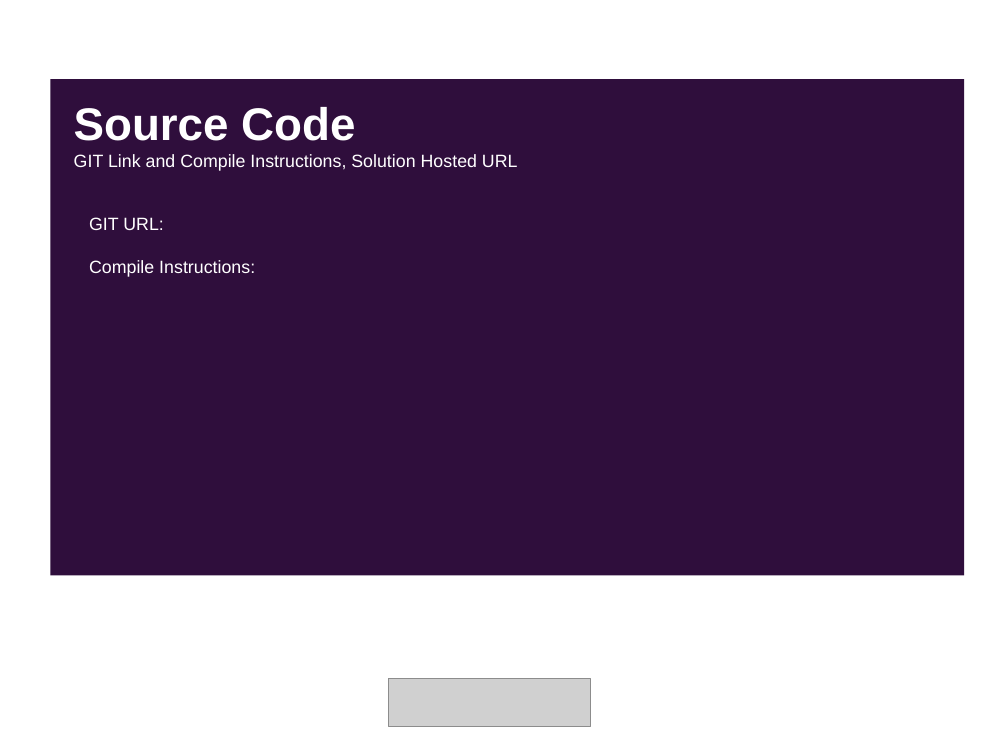
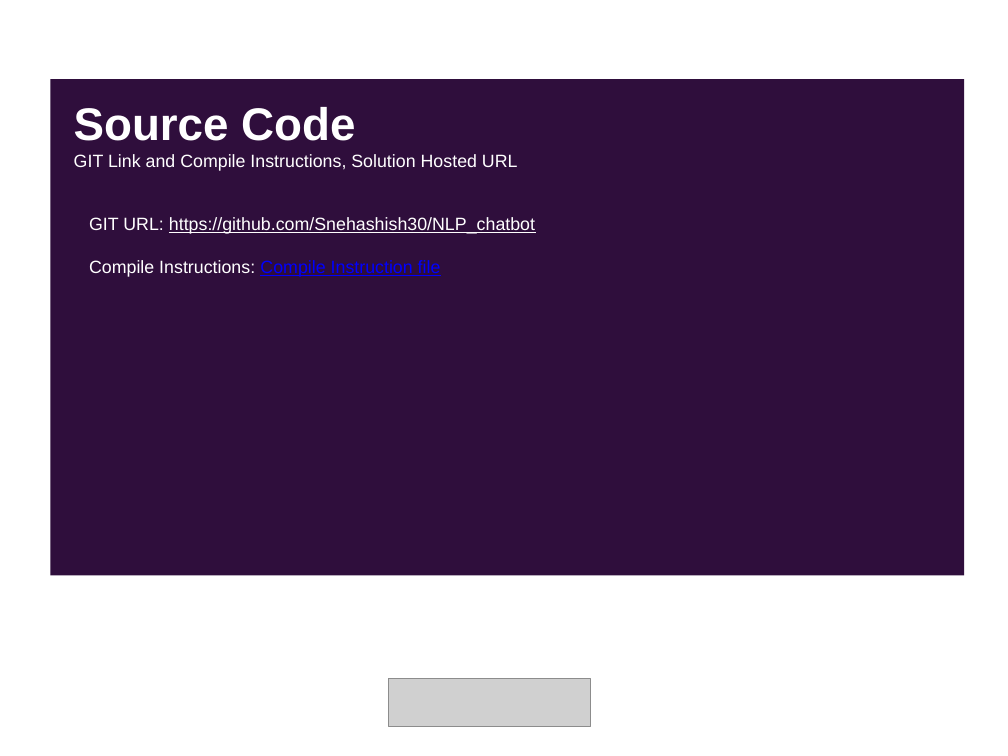
Before and after one commit to Snehashish30/NLP_chatbot, a slide deck: slide 12 of SolutionPresentation.pptx (slide 11 before the commit). Drawn at 1008x756 pixels with LibreOffice and Linux fonts; fonts in the diff are those of the drawing; grey boxes stand for pictures. Boxes give left, top, right and bottom in pixels: in the first picture for what was removed or moved away, otherwise in the second. Text is boxed around its words. In the diff, an @@ line names an element or a change of style, - is before the commit and + after.

```diff
--- a/SolutionPresentation.pptx
+++ b/SolutionPresentation.pptx
@@ text at box(89, 217, 535, 277): text changed @@
-GIT URL:
-Compile Instructions:
+GIT URL: https://github.com/Snehashish30/NLP_chatbot
+Compile Instructions: Compile Instruction file
```
Also in this commit, not shown: 10 other slides changed, 2 slides added, 1 slide removed, 14 other files.
